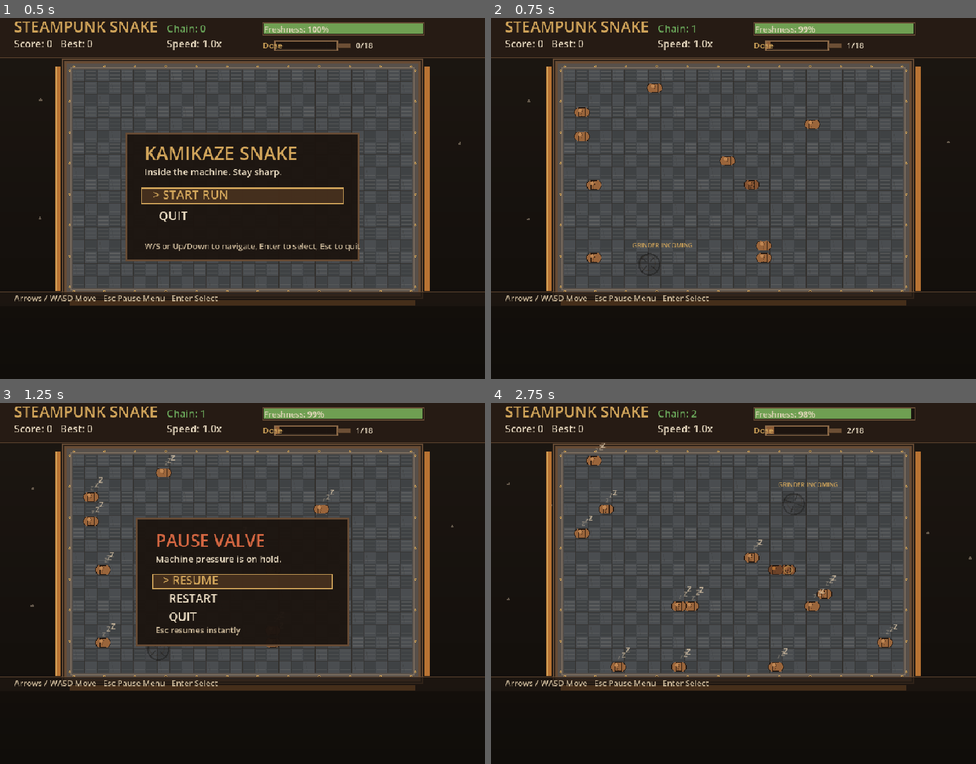
Above: before the commit, frames 1-4 (two rows, left to right).
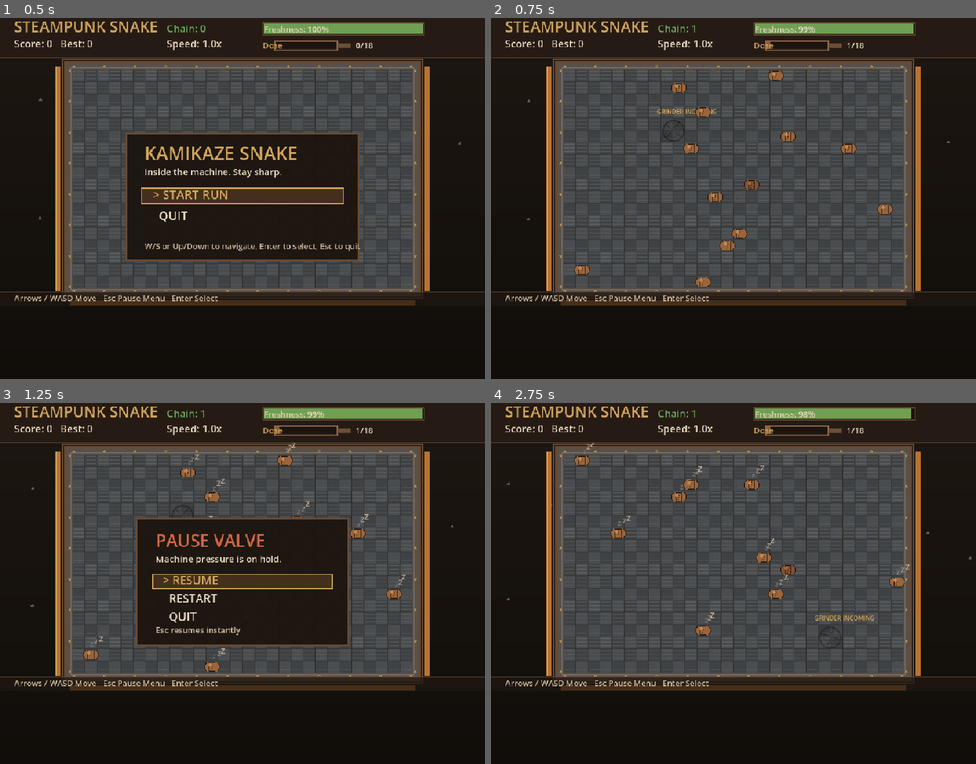
Above: after the commit, the same moments.

Repository: weitero/deja-brew
Game: Godot game, scene res://scenes/app/main.tscn
Same seed, same stepped clock (60 frames per second), same inputs: the game is played once before the commit and once after it. Before the commit the project starts from res://scenes/levels/snake_game.tscn.
Inputs:
- Up to frame 1 (0.5 s): no input
- Up to frame 2 (0.75 s): tap Enter at 0.5, 0.6 s; hold Right (ui_right) from 0.53 s (still down)
- Up to frame 3 (1.25 s): keep holding Right (ui_right); tap Space at 0.77 s
- Up to frame 4 (2.75 s): release Right (ui_right) at 1.28 s; hold Down (ui_down) 1.28-2.03 s; tap Keypad Enter at 1.35 s; tap Space at 1.52 s; hold Right (ui_right) from 2.03 s (still down); tap Enter at 2.1 s

Frame 1 is identical in both runs. In frame 2, 1.8% of the frame differs, in the area x 17-83%, y 14-75%; in frame 3, 1.3%; in frame 4, 2.3%, in the area x 17-87%, y 2-75%.

Commit message:
Add gameplay and UI management scripts
- Created run_manager.gd for managing game runs.
- Added score_controller.gd for handling scoring and streaks.
- Implemented spawn_manager.gd for managing enemy and object spawns.
- Introduced wave_manager.gd for wave progression control.
- Removed obsolete snake_game.gd script.
- Added brew_station_controller.gd for managing brew station UI.
- Created game_over_screen_controller.gd for displaying game over state.
- Implemented hud_controller.gd for HUD updates and rendering.
- Added pause_screen_controller.gd for managing pause state visibility.
- Introduced constants.gd for defining game constants.
- Added math_util.gd for utility functions related to math operations.

Diff:
--- a/project.godot
+++ b/project.godot
@@ -14,8 +14,8 @@
 
 [application]
 
-config/name="Kamikaze Snake"
-run/main_scene="res://scenes/levels/snake_game.tscn"
+config/name="Kamikaze"
+run/main_scene="res://scenes/app/main.tscn"
 config/features=PackedStringArray("4.6")
 
 [display]
--- /dev/null
+++ b/scenes/app/main.tscn
@@ -0,0 +1,7 @@
+[gd_scene load_steps=2 format=3]
+
+[ext_resource type="PackedScene" path="res://scenes/gameplay/run_root.tscn" id="1_run_root"]
+
+[node name="Main" type="Node"]
+
+[node name="RunRoot" parent="." instance=ExtResource("1_run_root")]
--- /dev/null
+++ b/scenes/gameplay/run_root.tscn
@@ -0,0 +1,6 @@
+[gd_scene load_steps=2 format=3]
+
+[ext_resource type="Script" path="res://scripts/gameplay/run_manager.gd" id="1_run"]
+
+[node name="RunRoot" type="Node2D"]
+script = ExtResource("1_run")
--- a/scenes/levels/snake_game.tscn
+++ /dev/null
@@ -1,6 +0,0 @@
-[gd_scene load_steps=2 format=3]
-
-[ext_resource type="Script" path="res://scripts/systems/snake_game.gd" id="1_snake"]
-
-[node name="SnakeGame" type="Node2D"]
-script = ExtResource("1_snake")
--- /dev/null
+++ b/scripts/autoload/app_state.gd
@@ -0,0 +1,6 @@
+extends Node
+
+# Lightweight app-level state holder. Expand as systems are extracted.
+var current_level_id := "level_1_hopper"
+var run_seed := 0
+var is_run_active := false
--- /dev/null
+++ b/scripts/autoload/event_bus.gd
@@ -0,0 +1,8 @@
+extends Node
+
+signal run_started
+signal run_ended
+signal grinder_started
+signal grinder_finished
+signal freshness_changed(value: float)
+signal score_changed(value: int)
--- /dev/null
+++ b/scripts/gameplay/chain_controller.gd
@@ -0,0 +1,5 @@
+extends RefCounted
+
+# Placeholder extraction target for chain movement and recruitment logic.
+func update_chain(_delta: float) -> void:
+	pass
--- /dev/null
+++ b/scripts/gameplay/difficulty_controller.gd
@@ -0,0 +1,5 @@
+extends RefCounted
+
+# Placeholder extraction target for adaptive difficulty tuning.
+func update_difficulty(_delta: float) -> void:
+	pass
--- /dev/null
+++ b/scripts/gameplay/extraction_controller.gd
@@ -0,0 +1,5 @@
+extends RefCounted
+
+# Placeholder extraction target for post-grind pull-shot timing.
+func update_extraction(_delta: float) -> void:
+	pass
--- /dev/null
+++ b/scripts/gameplay/freshness_controller.gd
@@ -0,0 +1,5 @@
+extends RefCounted
+
+# Placeholder extraction target for freshness drain and modifiers.
+func update_freshness(_delta: float) -> void:
+	pass
--- /dev/null
+++ b/scripts/gameplay/grinder_controller.gd
@@ -0,0 +1,5 @@
+extends RefCounted
+
+# Placeholder extraction target for telegraph, relocation, and grind resolution.
+func update_grinder(_delta: float) -> void:
+	pass
--- /dev/null
+++ b/scripts/gameplay/machine_cycle_controller.gd
@@ -0,0 +1,5 @@
+extends RefCounted
+
+# Placeholder extraction target for burr/piston/pressure cycle timers.
+func update_cycle(_delta: float) -> void:
+	pass
--- /dev/null
+++ b/scripts/gameplay/order_controller.gd
@@ -0,0 +1,5 @@
+extends RefCounted
+
+# Placeholder extraction target for customer order generation and validation.
+func update_orders(_delta: float) -> void:
+	pass
--- a/scripts/systems/snake_game.gd
+++ b/scripts/gameplay/run_manager.gd
@@ -177,8 +177,10 @@
 	var spawn_cell := find_leader_spawn_cell()
 	snake.clear()
 	snake.append(spawn_cell)
-	direction = Vector2i.RIGHT
-	next_direction = Vector2i.RIGHT
+	var directions: Array[Vector2i] = [Vector2i.UP, Vector2i.RIGHT, Vector2i.DOWN, Vector2i.LEFT]
+	var random_dir: Vector2i = directions[rng.randi_range(0, directions.size() - 1)]
+	direction = random_dir
+	next_direction = random_dir
 
 func spawn_grind_pop(cell: Vector2i) -> void:
 	var center := grid_to_pixel(cell) + Vector2(CELL_SIZE * 0.5, CELL_SIZE * 0.5)
--- /dev/null
+++ b/scripts/gameplay/score_controller.gd
@@ -0,0 +1,5 @@
+extends RefCounted
+
+# Placeholder extraction target for scoring and streak accounting.
+func add_points(_value: int) -> void:
+	pass
--- /dev/null
+++ b/scripts/gameplay/spawn_manager.gd
@@ -0,0 +1,5 @@
+extends RefCounted
+
+# Placeholder extraction target for initial batch and trickle spawns.
+func update_spawner(_delta: float) -> void:
+	pass
--- /dev/null
+++ b/scripts/gameplay/wave_manager.gd
@@ -0,0 +1,5 @@
+extends RefCounted
+
+# Placeholder extraction target for wave progression.
+func update_wave_state(_delta: float) -> void:
+	pass
--- /dev/null
+++ b/scripts/ui/brew_station_controller.gd
@@ -0,0 +1,4 @@
+extends Control
+
+func show_station() -> void:
+	visible = true
--- /dev/null
+++ b/scripts/ui/game_over_screen_controller.gd
@@ -0,0 +1,4 @@
+extends Control
+
+func show_game_over() -> void:
+	visible = true
--- /dev/null
+++ b/scripts/ui/hud_controller.gd
@@ -0,0 +1,5 @@
+extends Control
+
+# Placeholder for HUD-only rendering and widget updates.
+func bind_run(_run_node: Node) -> void:
+	pass
--- /dev/null
+++ b/scripts/ui/pause_screen_controller.gd
@@ -0,0 +1,7 @@
+extends Control
+
+func show_pause() -> void:
+	visible = true
+
+func hide_pause() -> void:
+	visible = false
--- /dev/null
+++ b/scripts/util/constants.gd
@@ -0,0 +1,4 @@
+extends RefCounted
+
+const SAVE_PATH := "user://save_profile.cfg"
+const TARGET_FPS := 60
--- /dev/null
+++ b/scripts/util/math_util.gd
@@ -0,0 +1,4 @@
+extends RefCounted
+
+static func clamp_ratio(value: float) -> float:
+	return clampf(value, 0.0, 1.0)
Not shown, added: scripts/autoload/app_state.gd.uid
Not shown, added: scripts/autoload/event_bus.gd.uid
Not shown, added: scripts/gameplay/chain_controller.gd.uid
Not shown, added: scripts/gameplay/difficulty_controller.gd.uid
Not shown, added: scripts/gameplay/extraction_controller.gd.uid
Not shown, added: scripts/gameplay/freshness_controller.gd.uid
Not shown, added: scripts/gameplay/grinder_controller.gd.uid
Not shown, added: scripts/gameplay/machine_cycle_controller.gd.uid
Not shown, added: scripts/gameplay/order_controller.gd.uid
Not shown, added: scripts/gameplay/run_manager.gd.uid
Not shown, added: scripts/gameplay/score_controller.gd.uid
Not shown, added: scripts/gameplay/spawn_manager.gd.uid
(and 8 more such lines)
